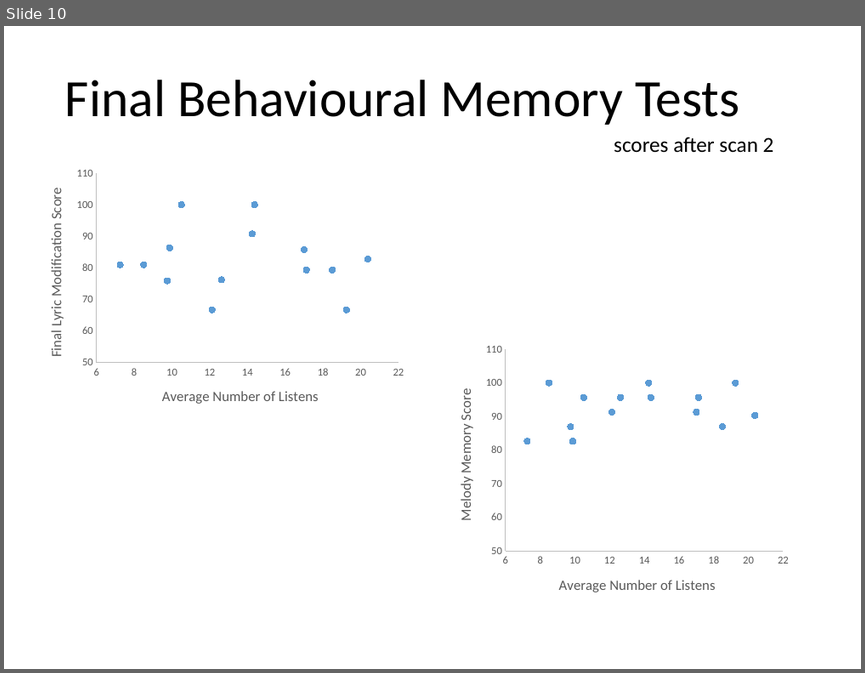
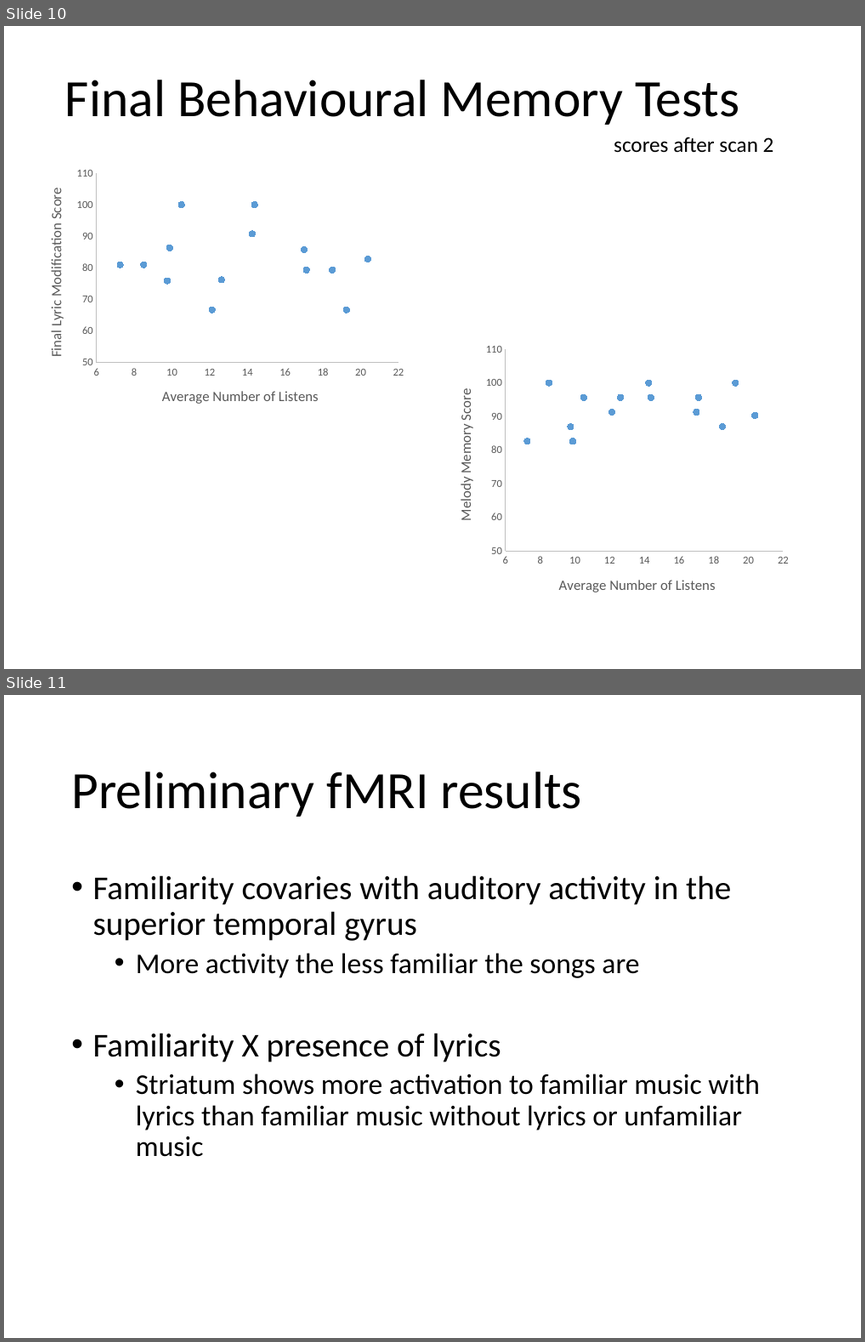
Before and after one commit to asternin/PhDProject, a slide deck: Meetings/2018.05.03-CommitteeMeeting.pptx. Shown one above the other, each under a label of ours: slide 10 before the commit, slides 10 and 11 after it. The pictures are 865x673 and 865x1342 pixels, drawn with LibreOffice and Linux fonts; fonts in the diff are those of the drawing. Boxes give left, top, right and bottom in pixels: in the first picture for what was removed or moved away, otherwise in the second. Text is boxed around its words. In the diff, an @@ line names an element or a change of style, - is before the commit and + after.

```diff
--- a/Meetings/2018.05.03-CommitteeMeeting.pptx
+++ b/Meetings/2018.05.03-CommitteeMeeting.pptx
@@ slide 11 added at bbox=[4, 695, 861, 1338], background #FFFFFF @@
@@ title added at bbox=[71, 771, 582, 817], 44 pt, text #000000 @@
+Preliminary fMRI results
@@ text added at bbox=[93, 875, 760, 1157], 24 pt, text #000000 @@
+• Familiarity covaries with auditory activity in the superior temporal gyrus
+  • More activity the less familiar the songs are
+• Familiarity X presence of lyrics
+  • Striatum shows more activation to familiar music with lyrics than familiar music without lyrics or unfamiliar music
```
Also in this commit, not shown: 2 slides changed, 1 other file.
